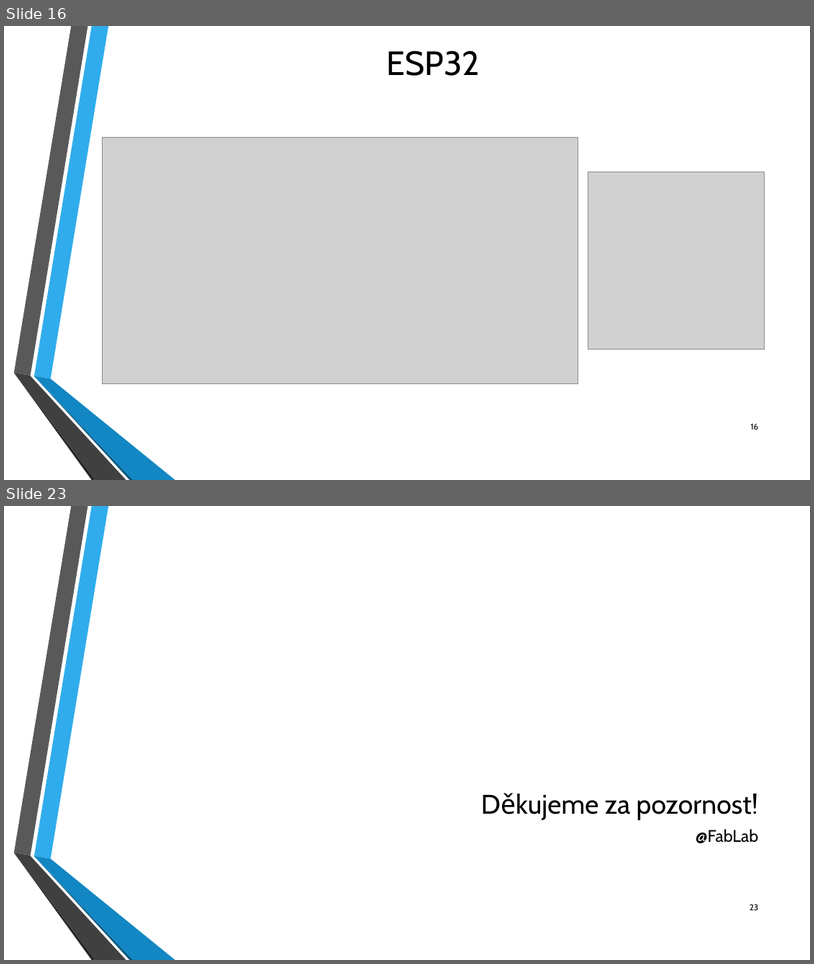
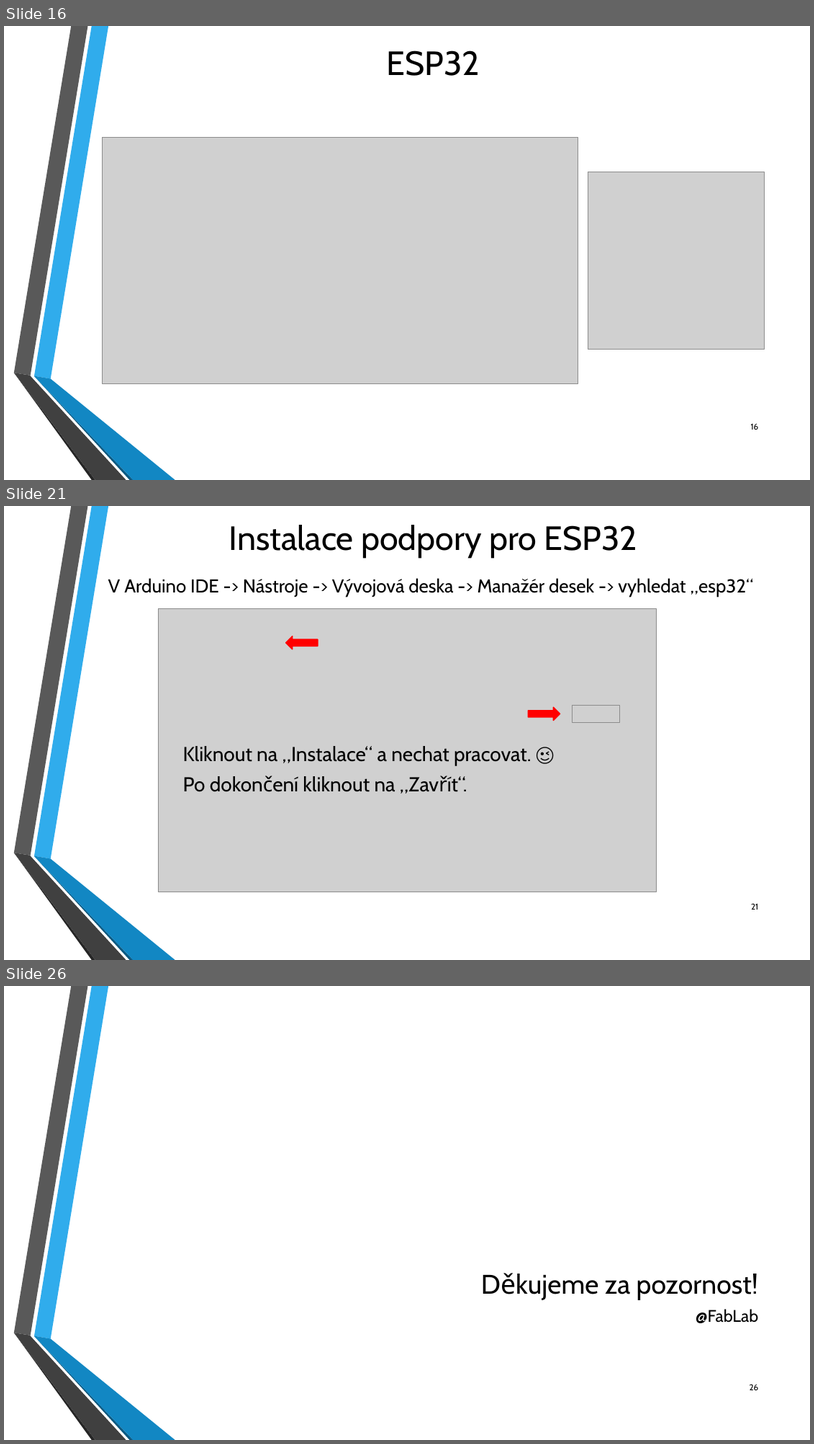
Before and after one commit to fablab-brno/Arduino-Akademie, a slide deck: Workshop 4/Arduino_Workshop_FabLab_4.pptx. Shown one above the other, each under a label of ours: slides 16 and 23 before the commit, slides 16, 21 and 26 after it; the slides between them are not shown. The pictures are 814x964 and 814x1444 pixels, drawn with LibreOffice and Linux fonts; fonts in the diff are those of the drawing; grey boxes stand for pictures; background and template pictures are left out. Boxes give left, top, right and bottom in pixels: in the first picture for what was removed or moved away, otherwise in the second. Text is boxed around its words. In the diff, an @@ line names an element or a change of style, - is before the commit and + after.

```diff
--- a/Workshop 4/Arduino_Workshop_FabLab_4.pptx
+++ b/Workshop 4/Arduino_Workshop_FabLab_4.pptx
@@ slide 21 added at [4,506,810,960], background picture (left out); not listed: 6 template elements that a slide beside it also shows @@
@@ text added at [229,525,638,559], 40 pt, text #000000 @@
+Instalace podpory pro ESP32
@@ text added at [108,578,754,596], 22.2 pt, text #000000 @@
+V Arduino IDE -> Nástroje -> Vývojová deska -> Manažér desek -> vyhledat „esp32“
@@ picture added at [158,609,657,892] @@
@@ right arrow added at [286,636,318,649], fill #FF0000, outline #FF0000 1.25 pt @@
@@ right arrow added at [528,708,561,721], fill #FF0000, outline #FF0000 1.25 pt @@
@@ picture added at [573,705,620,722] @@
@@ text added at [183,746,531,765], 24 pt, text #000000 @@
+Kliknout na „Instalace“ a nechat pracovat. 😉
@@ text added at [183,776,396,792], 24 pt, text #000000 @@
+Po dokončení kliknout na „Zavřít“.
@@ page number added at [751,903,759,909], 10 pt, text #000000 @@
+21
@@ what was slide 23 is now slide 26 @@
@@ page number at [750,1383,759,1390]: text changed @@
-23
+26
```
Also in this commit, not shown: 14 slides changed, 3 other slides added, 1 slide removed, 2 other files.
